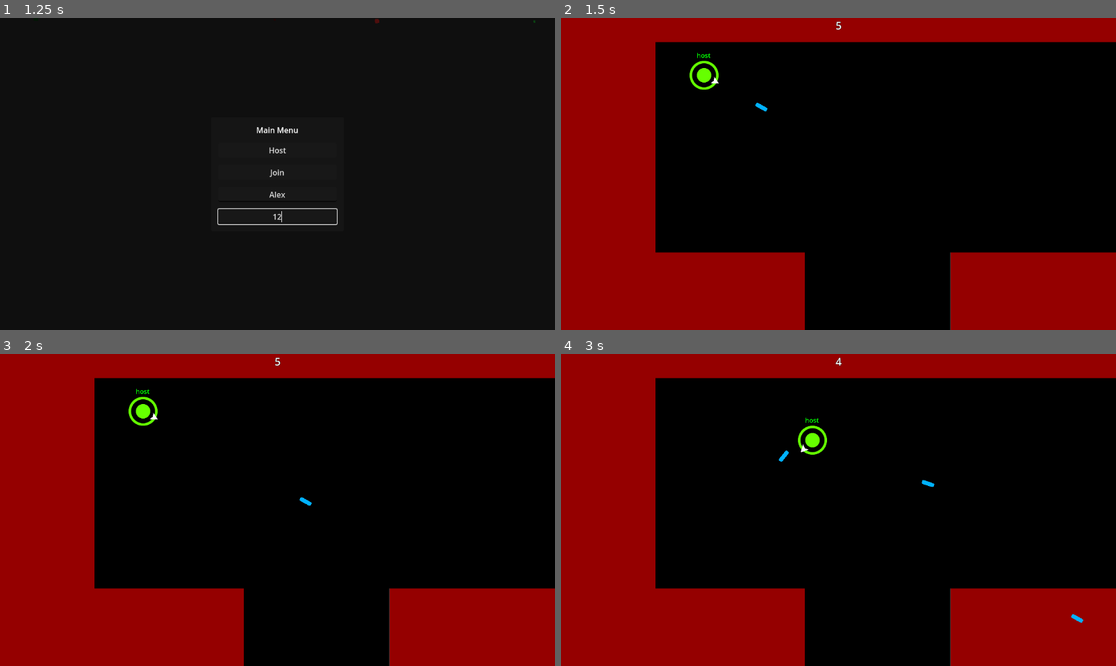
Above: before the commit, frames 1-4 (two rows, left to right).
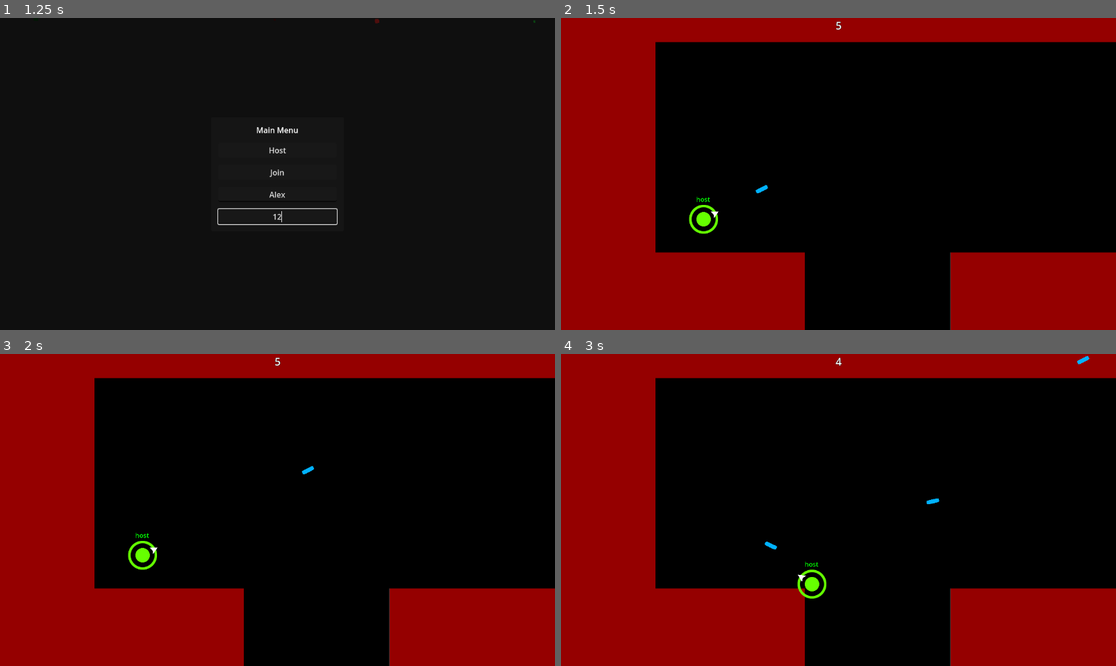
Above: after the commit, the same moments.

Repository: Pkepowicz/Infinite-Onslaught
Game: Godot game, scene res://assets/scenes/world.tscn
Two runs of this game, one before a commit and one after it. Both use one fixed random seed, a clock stepped at 60 frames per second and the inputs below. The engine's default icon, where the game draws it, is replaced by a stand-in: a white triangle on a blue panel in a dark square.
Inputs (mouse positions are in pixels of both pictures, inside the frame that each line leads up to):
- Up to frame 1 (1.25 s): click (277, 192) at 0.52 s; type "Alex" at 0.6 s; click (277, 217) at 0.75 s; type "12" at 0.83 s
- Up to frame 2 (1.5 s): click "Host" at 1.25 s
- Up to frame 3 (2 s): no input
- Up to frame 4 (3 s): tap Enter at 2 s; move the mouse to (960, 494) at 2.02 s; hold Right (ui_right) 2.03-2.78 s; click (960, 494) at 2.1 s; move the mouse to (727, 525) at 2.77 s; hold Down (ui_down) from 2.78 s (still down); click (727, 525) at 2.85 s

Frame 1 is identical in both runs. In frame 2, 0.6% of the frame differs, in the area x 23-38%, y 11-70%; in frame 3, 0.6%; in frame 4, 0.8%, in the area x 36-96%, y 0-87%.

Commit message:
improved timers, changed spawning
Players now spawn on random spawnPoint, additionaly each spawn point now has a cooldown before it can be useda gain

Diff:
--- a/assets/Countdowns/game_countdown.gd
+++ b/assets/Countdowns/game_countdown.gd
@@ -14,7 +14,7 @@
 func _on_timer_timeout():
 	print("timer timeout")
 	seconds -= 1
-	$TimeLabel.set_text(str(seconds))
-	if seconds == 0:
+	if seconds < 0:
 		timer.stop()
 		emit_signal("end_game")
+	$TimeLabel.set_text(str(max(seconds,0)))
--- a/assets/Levels/level.gd
+++ b/assets/Levels/level.gd
@@ -6,6 +6,7 @@
 @export var min_spawn_separation_distance: float
 
 func get_spawn():
+	spawn_points.shuffle()
 	for point in spawn_points:
 		print("Checking point: ", point)
 		if point.can_spawn_here():
--- a/assets/Levels/spawn_point.gd
+++ b/assets/Levels/spawn_point.gd
@@ -1,12 +1,21 @@
 extends Node2D
 
 @export var spawn_prevention_radius: float = 4
+var spawn_prevention: bool = false
 
 func can_spawn_here()-> bool:
+	if spawn_prevention:
+		return false
 	var objects_in_range = $Area2D.get_overlapping_areas()
 	print(objects_in_range)
 	for obj in objects_in_range:
 		if obj.get_parent().get_parent().is_in_group("Player"):
 			print("point already occupied")
 			return false
+	$Timer.start()
+	spawn_prevention = true
 	return true
+
+
+func _on_timer_timeout() -> void:
+	spawn_prevention = false
--- a/assets/Levels/spawn_point.tscn
+++ b/assets/Levels/spawn_point.tscn
@@ -14,3 +14,9 @@
 
 [node name="CollisionShape2D" type="CollisionShape2D" parent="Area2D"]
 shape = SubResource("CircleShape2D_e2t0k")
+
+[node name="Timer" type="Timer" parent="."]
+wait_time = 3.0
+one_shot = true
+
+[connection signal="timeout" from="Timer" to="." method="_on_timer_timeout"]
--- a/assets/player/Boxes/hit_box.tscn
+++ b/assets/player/Boxes/hit_box.tscn
@@ -4,7 +4,6 @@
 
 [node name="HitBox" type="Node2D"]
 script = ExtResource("1_lyxo3")
-colors = Array[Color]([Color(0.0509804, 0.698039, 0.00392157, 1), Color(0.890196, 0.917647, 0.054902, 1), Color(0.917647, 0.470588, 0.054902, 1), Color(0.917647, 0.0980392, 0.054902, 1)])
 max_hp = 10
 
 [node name="Area2D" type="Area2D" parent="."]
--- a/assets/scenes/Countdown.gd
+++ b/assets/scenes/Countdown.gd
@@ -11,7 +11,7 @@
 func _on_timer_timeout():
 	print(seconds)
 	seconds -= 1
-	$TimeLabel.set_text(str(seconds))
+	$TimeLabel.set_text(str(max(seconds,0)))
 	print(seconds)
 	if seconds <= 0:
 		timer.stop()
